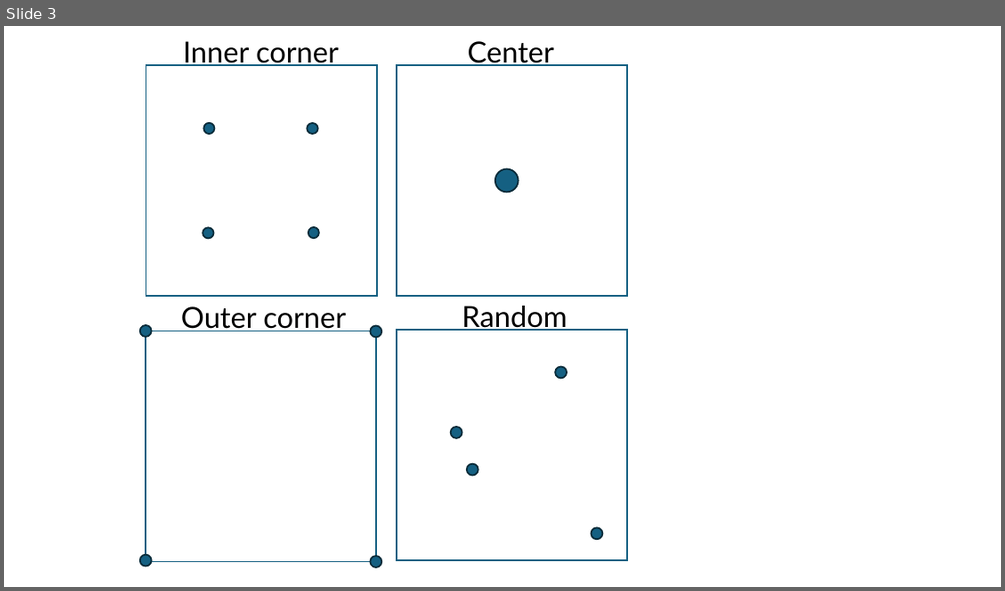
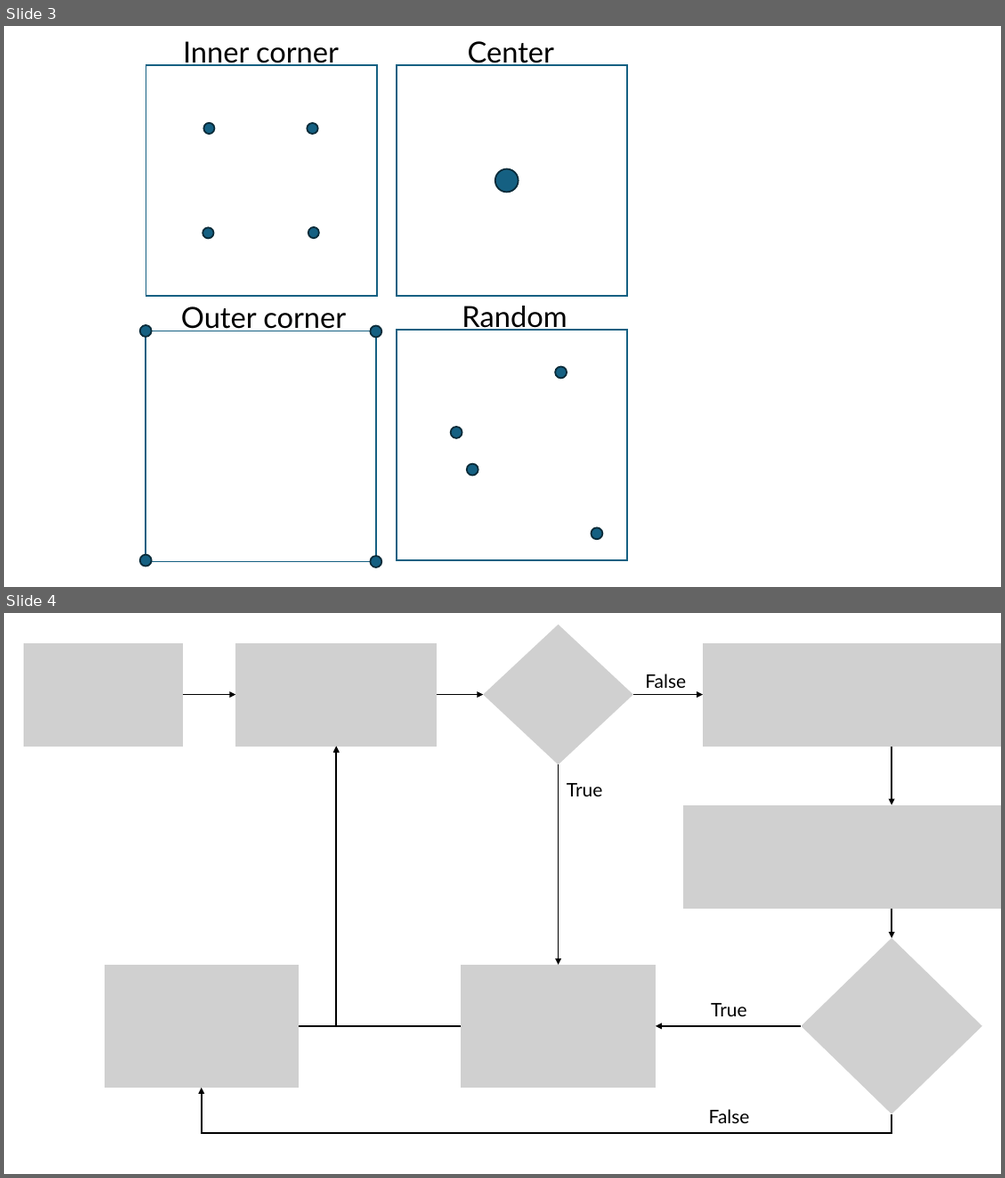
Before and after one commit to ioakimsy/BS-Thesis, a slide deck: documents/Figures editing.pptx. Shown one above the other, each under a label of ours: slide 3 before the commit, slides 3 and 4 after it. The pictures are 1005x591 and 1005x1178 pixels, drawn with LibreOffice and Linux fonts; fonts in the diff are those of the drawing; grey boxes stand for pictures. Boxes give left, top, right and bottom in pixels: in the first picture for what was removed or moved away, otherwise in the second. Text is boxed around its words. In the diff, an @@ line names an element or a change of style, - is before the commit and + after.

```diff
--- a/documents/Figures editing.pptx
+++ b/documents/Figures editing.pptx
@@ slide 4 added at <box>4,613,1001,1174</box>, background #FFFFFF @@
@@ picture added at <box>484,625,633,764</box> @@
@@ picture added at <box>24,643,183,747</box> @@
@@ picture added at <box>235,643,437,747</box> @@
@@ picture added at <box>704,643,1001,747</box> @@
@@ text added at <box>645,674,686,688</box>, 18 pt, text #000000 @@
+False
@@ arrow added from (183, 695) to (235, 695), #000000 1.5 pt @@
@@ arrow added from (437, 695) to (484, 695), #000000 1.5 pt @@
@@ arrow added from (633, 695) to (704, 695), #000000 1.5 pt @@
@@ elbow arrow added from (299, 1026) to (336, 747), #000000 1.5 pt @@
@@ elbow arrow added from (461, 1026) to (336, 747), #000000 1.5 pt @@
@@ arrow added from (558, 765) to (558, 965), #000000 1.5 pt @@
@@ arrow added from (891, 747) to (891, 805), #000000 1.5 pt @@
@@ text added at <box>566,783,603,796</box>, 18 pt, text #000000 @@
+True
@@ picture added at <box>683,805,1001,908</box> @@
@@ arrow added from (891, 908) to (891, 938), #000000 1.5 pt @@
@@ picture added at <box>801,938,982,1114</box> @@
@@ picture added at <box>105,965,299,1087</box> @@
@@ picture added at <box>461,965,655,1087</box> @@
@@ text added at <box>711,1003,747,1016</box>, 18 pt, text #000000 @@
+True
@@ arrow added from (801, 1026) to (655, 1026), #000000 1.5 pt @@
@@ elbow arrow added from (891, 1114) to (202, 1087), #000000 1.5 pt @@
@@ text added at <box>709,1109,750,1123</box>, 18 pt, text #000000 @@
+False
```
Also in this commit, not shown: 13 other files.
